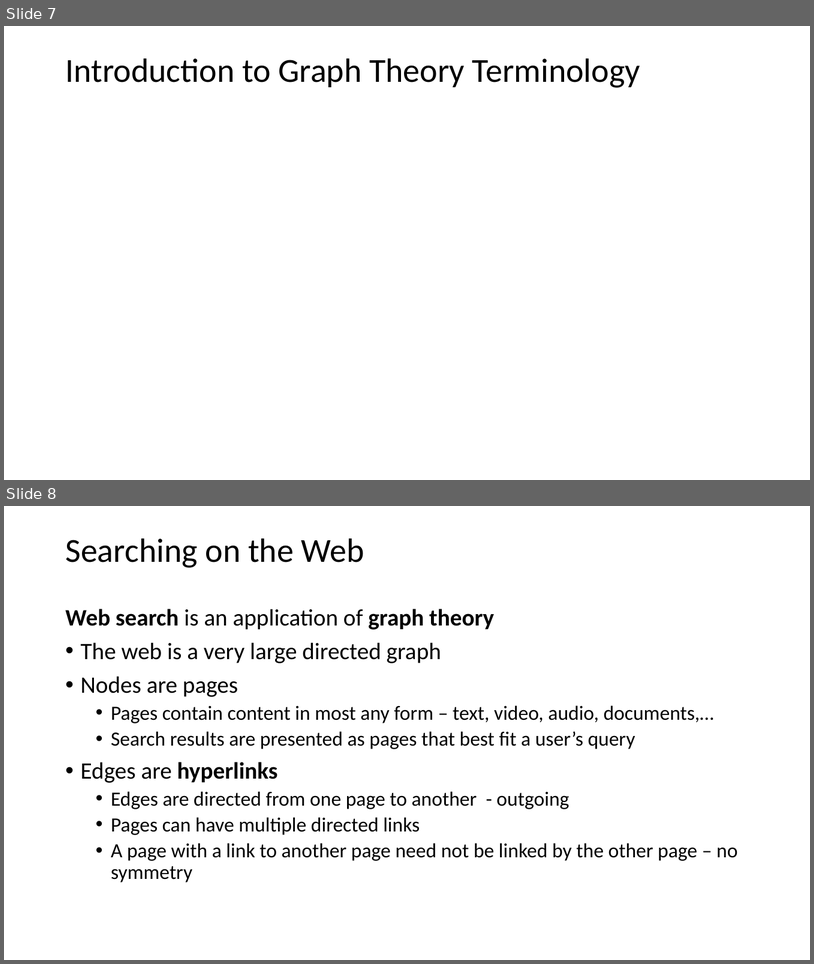
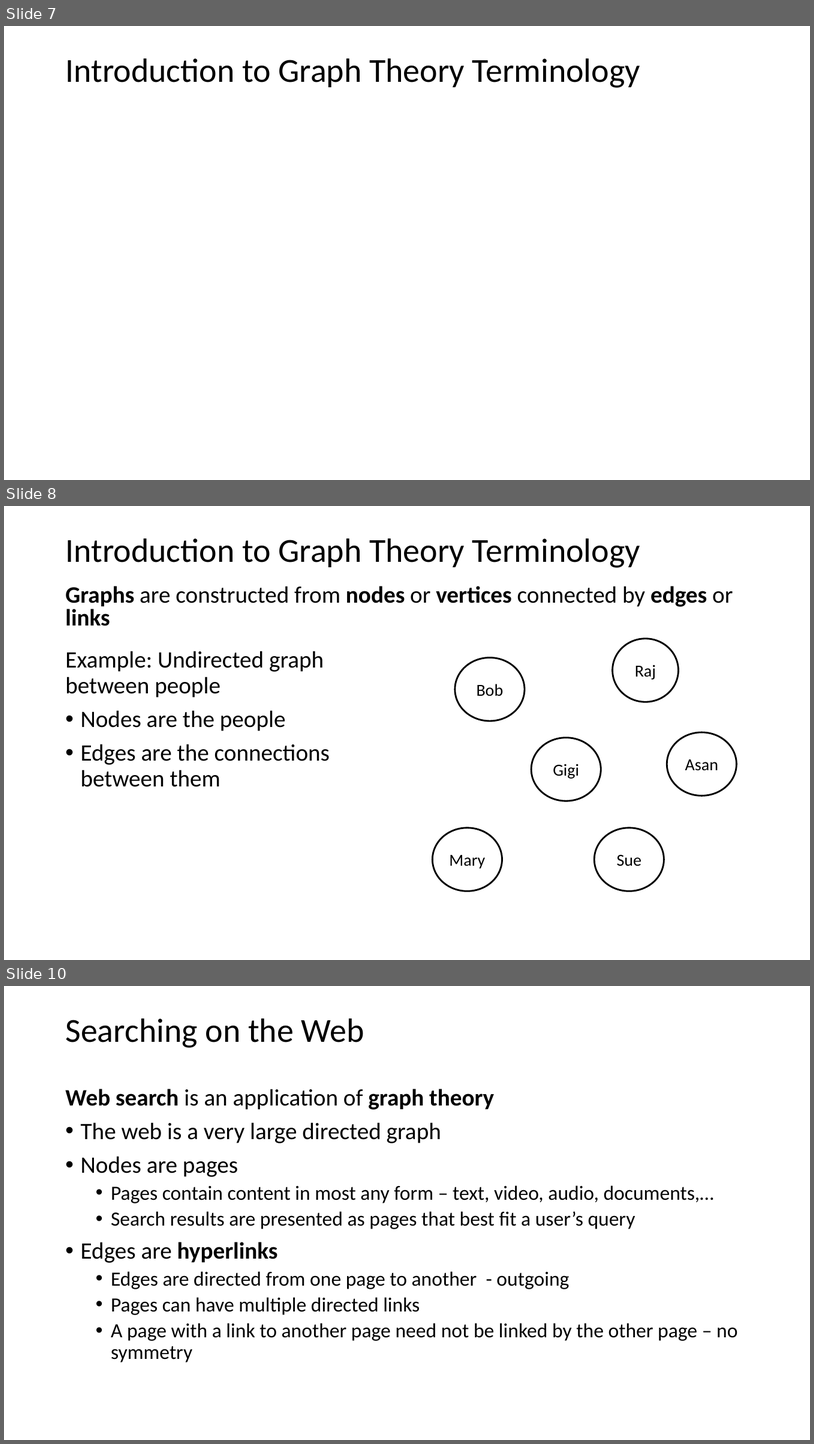
Before and after one commit to StephenElston/CSCI-E-108, a slide deck: slides/5_WebSearching.pptx. Shown one above the other, each under a label of ours: slides 7 and 8 before the commit, slides 7, 8 and 10 after it; the slides between them are not shown. The pictures are 814x964 and 814x1444 pixels, drawn with LibreOffice and Linux fonts; fonts in the diff are those of the drawing; grey boxes stand for pictures. Boxes give left, top, right and bottom in pixels: in the first picture for what was removed or moved away, otherwise in the second. Text is boxed around its words. In the diff, an @@ line names an element or a change of style, - is before the commit and + after.

```diff
--- a/slides/5_WebSearching.pptx
+++ b/slides/5_WebSearching.pptx
@@ slide 8 added at <box>4,506,810,960</box>, background #FFFFFF @@
@@ title added at <box>65,538,641,568</box>, 40 pt, text #000000 @@
+Introduction to Graph Theory Terminology
@@ text added at <box>65,586,733,626</box>, 28 pt, text #000000 @@
+Graphs are constructed from nodes or vertices connected by edges or links
@@ ellipse added at <box>613,639,679,702</box>, outline #000000 2 pt, 20 pt, text #000000 @@
+Raj
@@ text added at <box>65,651,330,787</box>, 28 pt, text #000000 @@
+Example: Undirected graph between people
+• Nodes are the people
+• Edges are the connections between them
@@ ellipse added at <box>455,658,525,721</box>, outline #000000 2 pt, 20 pt, text #000000 @@
+Bob
@@ ellipse added at <box>531,738,601,801</box>, outline #000000 2 pt, 20 pt, text #000000 @@
+Gigi
@@ ellipse added at <box>668,732,737,796</box>, outline #000000 2 pt, 20 pt, text #000000 @@
+Asan
@@ ellipse added at <box>433,828,503,891</box>, outline #000000 2 pt, 20 pt, text #000000 @@
+Mary
@@ ellipse added at <box>594,828,664,891</box>, outline #000000 2 pt, 20 pt, text #000000 @@
+Sue
@@ what was slide 8 is now slide 10 @@
```
Also in this commit, not shown: 2 slides changed, 1 other slide added, 1 other file.
